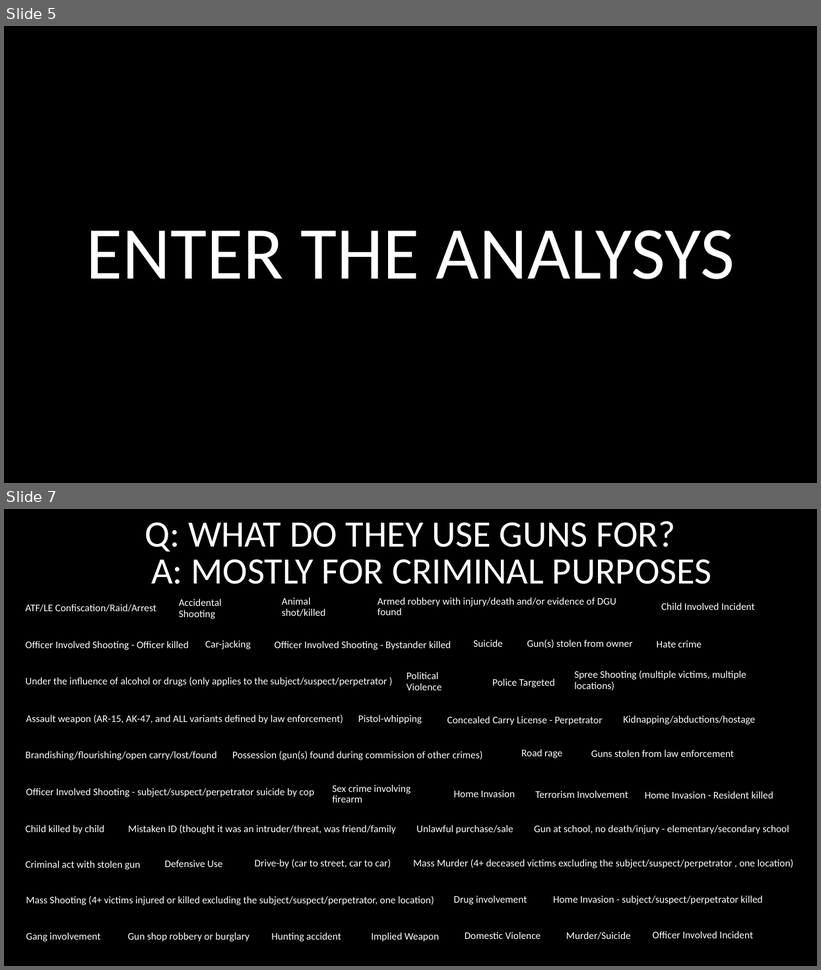
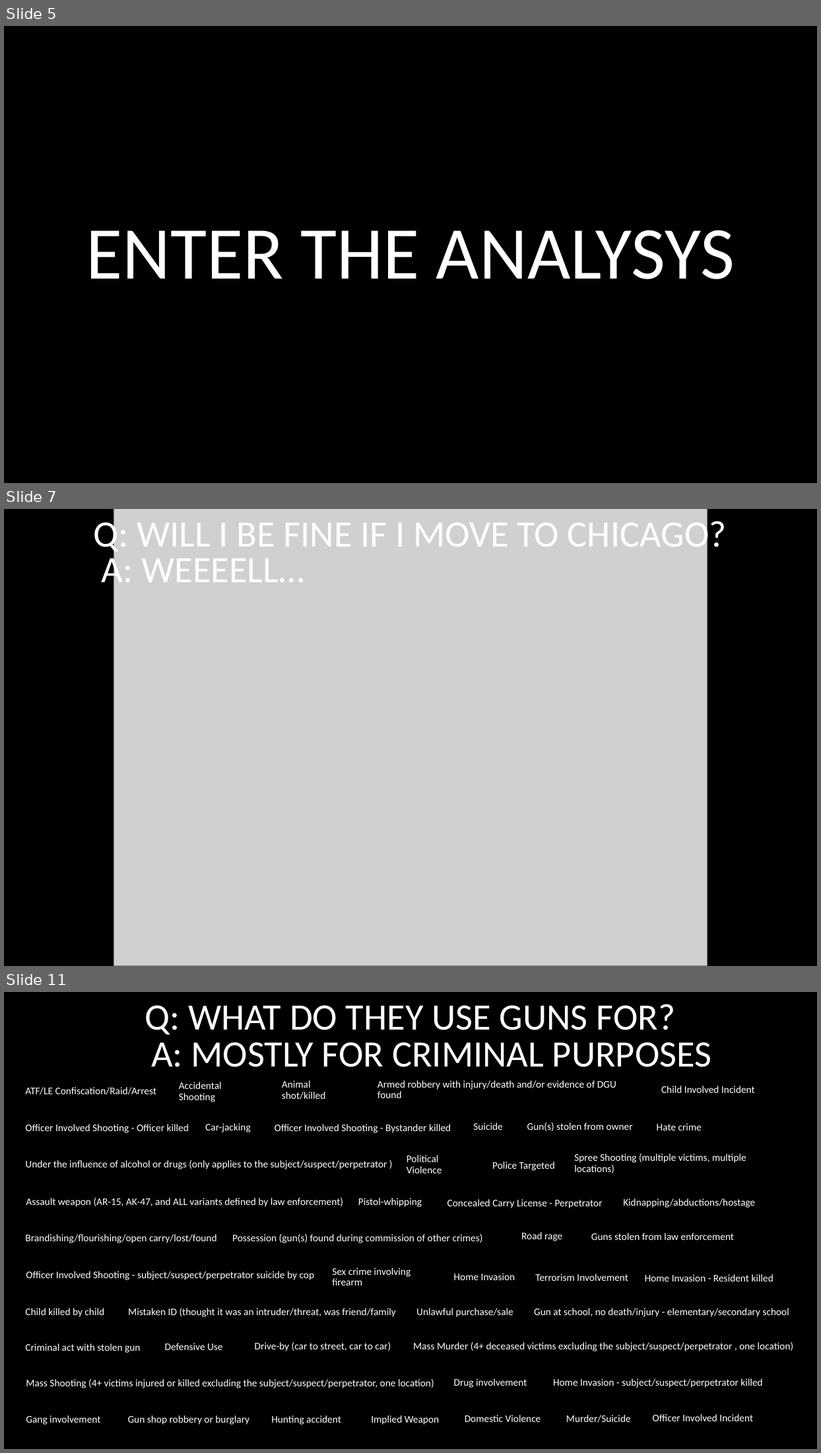
Before and after one commit to Demarsch/gun-violence, a slide deck: Presentation/Gun Violence.pptx. Shown one above the other, each under a label of ours: slides 5 and 7 before the commit, slides 5, 7 and 11 after it; the slides between them are not shown. The pictures are 821x970 and 821x1453 pixels, drawn with LibreOffice and Linux fonts; fonts in the diff are those of the drawing; grey boxes stand for pictures; background and template pictures are left out. Boxes give left, top, right and bottom in pixels: in the first picture for what was removed or moved away, otherwise in the second. Text is boxed around its words. In the diff, an @@ line names an element or a change of style, - is before the commit and + after.

```diff
--- a/Presentation/Gun Violence.pptx
+++ b/Presentation/Gun Violence.pptx
@@ slide 7 added at (4,509,817,966), background picture (left out) @@
@@ title added at (94,516,727,556), 44 pt, text #FFFFFF @@
+Q: WILL I BE FINE IF I MOVE TO CHICAGO?
@@ picture added at (114,509,708,966) @@
@@ text added at (102,551,304,591), 44 pt, text #FFFFFF @@
+A: WEEEELL…
@@ what was slide 7 is now slide 11 @@
```
Also in this commit, not shown: 1 slide changed, 4 other slides added, 1 slide removed, 6 other files.
